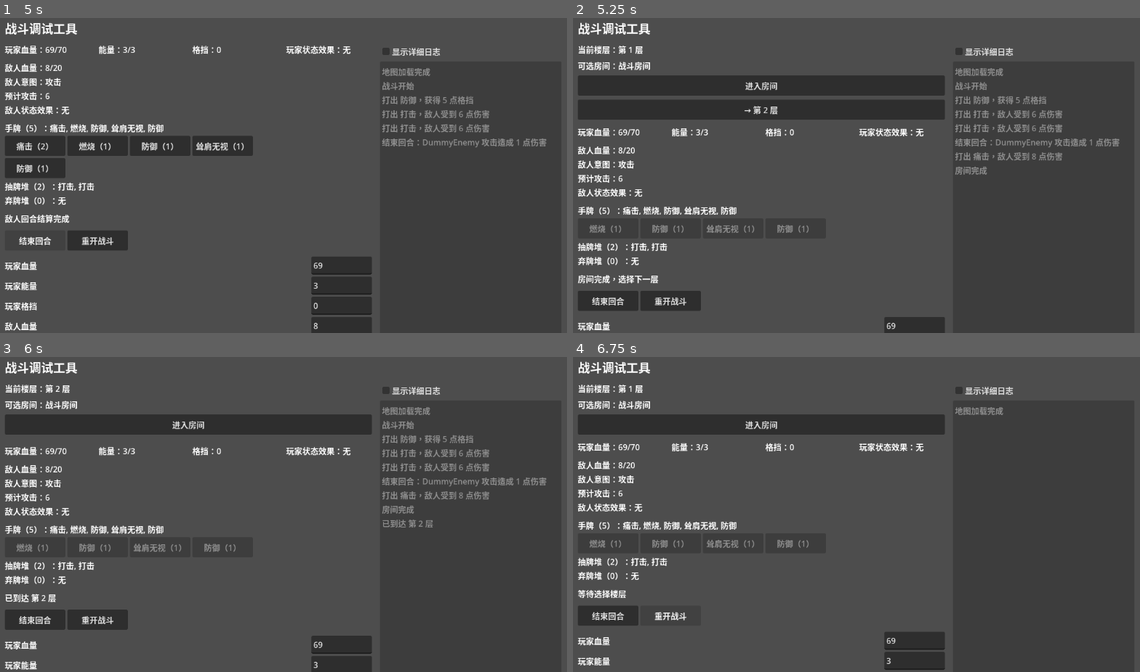
Above: before the commit, frames 1-4 (two rows, left to right).
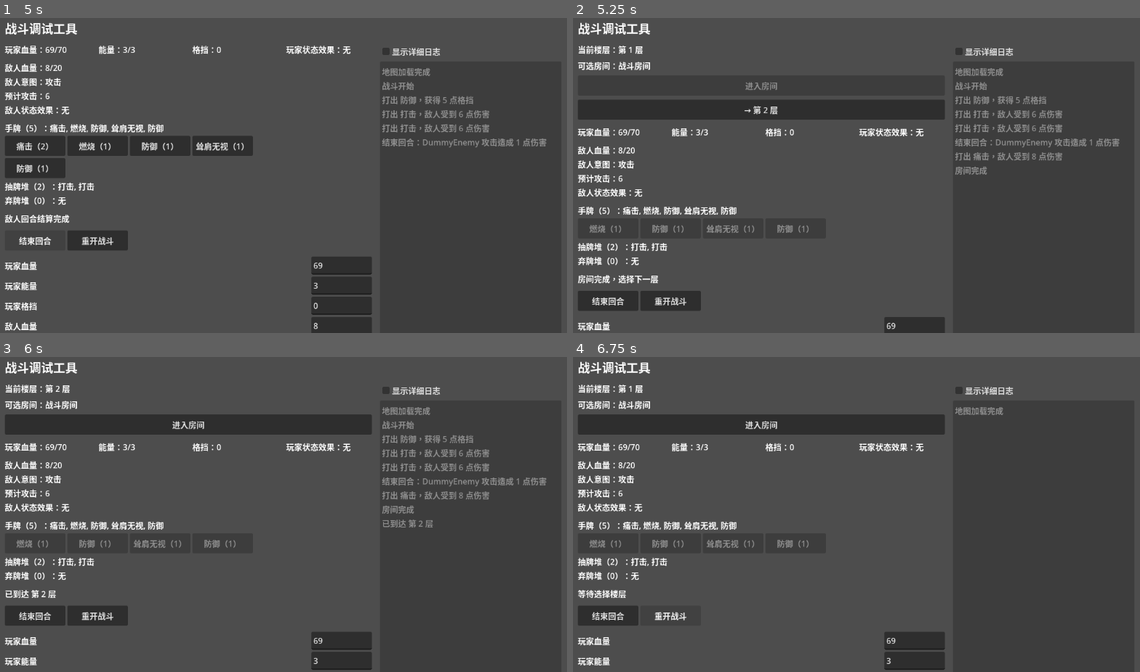
Above: after the commit, the same moments.

Repository: jxqxn/Godot-Game
Game: Godot game, scene res://scenes/stm/battle_debug_scene.tscn
The game is run twice, just before and just after one commit, with the same random seed, the same clock (stepped at 60 frames per second) and the same inputs.
Inputs (mouse positions are in pixels of both pictures, inside the frame that each line leads up to):
- Up to frame 1 (5 s): click (340, 276) at 0.52 s; type "Alex" at 0.6 s; click (340, 298) at 0.75 s; type "12" at 0.83 s; click (340, 317) at 0.98 s; type "12" at 1.07 s; click "进入房间" at 1.25 s; click "防御（1）" at 2 s; click "打击（1）" at 2.75 s; click "打击（1）" at 3.5 s; click "结束回合" at 4.25 s
- Up to frame 2 (5.25 s): click "痛击（2）" at 5 s
- Up to frame 3 (6 s): click "→ 第 2 层" at 5.75 s
- Up to frame 4 (6.75 s): click "重开战斗" at 6.5 s

Frame 1 is identical in both runs. In frame 2, less than 0.1% of the frame differs, in the area x 30-37%, y 20-23%; in frame 3, 4.8%, in the area x 0-66%, y 27-100%; in frame 4, nothing differs.
Error before the commit: Attempted to free a locked object (calling or emitting). (res://scripts/stm/debug/battle_debug_scene.gd:473)

Commit message:
fix: defer next floor button cleanup and disable room re-entry

Diff:
--- a/scripts/stm/debug/battle_debug_scene.gd
+++ b/scripts/stm/debug/battle_debug_scene.gd
@@ -300,9 +300,9 @@
 	var room_type = room.get_room_type()
 	if room_type == "rest":
 		game_flow.complete_current_room()
-		var before_hp: int = int(room.last_hp_before) if "last_hp_before" in room else 0
-		var after_hp: int = int(room.last_hp_after) if "last_hp_after" in room else before_hp
-		var healed: int = int(room.last_heal_amount) if "last_heal_amount" in room else max(after_hp - before_hp, 0)
+		var before_hp: int = int(room.get("last_hp_before"))
+		var after_hp: int = int(room.get("last_hp_after"))
+		var healed: int = int(room.get("last_heal_amount"))
 		status_message = "休息房间已完成"
 		_append_log(
 			"休息房间：恢复 %d 点 HP（%d → %d）" % [healed, before_hp, after_hp],
@@ -402,6 +402,7 @@
 func _on_next_floor_selected(floor_index: int) -> void:
 	if game_flow == null:
 		return
+	_disable_next_floor_buttons()
 	var advanced: bool = game_flow.advance_to_next_floor(floor_index)
 	if not advanced:
 		status_message = "无法前往 %s" % _get_floor_display_name(floor_index)
@@ -464,19 +465,32 @@
 	var floor_index = game_flow.get_current_floor_index()
 	current_floor_label.text = "当前楼层：%s" % _get_floor_display_name(floor_index)
 	var room_names: Array = []
-	for rt in game_flow.get_current_floor_room_types():
-		room_names.append(_get_room_type_cn(str(rt)))
+	for room_type in game_flow.get_current_floor_room_types():
+		room_names.append(_get_room_type_cn(str(room_type)))
 	room_choices_label.text = "可选房间：%s" % ", ".join(room_names)
-	enter_room_button.disabled = game_flow.get_current_floor_room_types().is_empty() or (game_flow.get_current_room() != null and not game_flow.get_current_room().is_completed)
-	for child in next_floor_container.get_children():
-		next_floor_container.remove_child(child)
-		child.free()
+	var current_room = game_flow.get_current_room()
+	enter_room_button.disabled = game_flow.is_flow_completed() or room_names.is_empty() or current_room != null
+	_clear_next_floor_buttons()
 	var next_floors: Array = game_flow.get_available_next_floors()
 	next_floor_container.visible = not next_floors.is_empty()
 	for option in next_floors:
 		var btn = _new_button("NextFloorButton%d" % option["floor_index"], "→ %s" % option["floor_name"])
 		btn.pressed.connect(_on_next_floor_selected.bind(option["floor_index"]))
 		next_floor_container.add_child(btn)
+
+
+func _clear_next_floor_buttons() -> void:
+	for button_node in next_floor_container.get_children():
+		if button_node is Button:
+			button_node.disabled = true
+		button_node.visible = false
+		button_node.queue_free()
+
+
+func _disable_next_floor_buttons() -> void:
+	for button_node in next_floor_container.get_children():
+		if button_node is Button:
+			button_node.disabled = true
 
 
 func _show_no_combat_display() -> void:
@@ -512,13 +526,12 @@
 func _refresh_hand_buttons(player = null) -> void:
 	if hand_buttons_container == null:
 		return
-	for child in hand_buttons_container.get_children():
-		hand_buttons_container.remove_child(child)
-		child.queue_free()
+	for button_node in hand_buttons_container.get_children():
+		button_node.queue_free()
 	if player == null or player.card_manager == null:
 		return
 	var hand: Array = player.card_manager.get_pile("hand")
-	for index in hand.size():
+	for index in range(hand.size()):
 		var card = hand[index]
 		var button = _new_button("HandCardButton%d" % index, _card_button_text(card))
 		button.disabled = not _can_play_card_from_hand(card)
@@ -601,13 +614,17 @@
 
 
 func _card_button_text(card) -> String:
-	return "%s（%d）" % [_card_display_name(card), int(card.cost if card != null and "cost" in card else 0)]
+	var cost := 0
+	if card != null and card.get("cost") != null:
+		cost = int(card.get("cost"))
+	return "%s（%d）" % [_card_display_name(card), cost]
 
 
 func _card_display_name(card) -> String:
 	if card == null:
 		return "未知"
-	return str(card.card_name) if "card_name" in card else "未知"
+	var card_name = card.get("card_name")
+	return str(card_name) if card_name != null else "未知"
 
 
 func _first_alive_enemy():
@@ -637,7 +654,8 @@
 func _enemy_intent_text() -> String:
 	if enemy == null:
 		return "敌人意图：无"
-	return "敌人意图：攻击" if str(enemy.current_intention) == "attack" else "敌人意图：%s" % str(enemy.current_intention)
+	var current_intention = enemy.get("current_intention")
+	return "敌人意图：攻击" if str(current_intention) == "attack" else "敌人意图：%s" % str(current_intention)
 
 
 func _enemy_attack_text() -> String:
@@ -645,7 +663,8 @@
 		return "预计攻击：无"
 	if enemy.has_method("get_intended_damage"):
 		return "预计攻击：%d" % int(enemy.get_intended_damage())
-	return "预计攻击：%d" % int(enemy.intent_damage) if "intent_damage" in enemy else "预计攻击：无"
+	var intent_damage = enemy.get("intent_damage")
+	return "预计攻击：%d" % int(intent_damage) if intent_damage != null else "预计攻击：无"
 
 
 func _power_text(title: String, creature) -> String:
